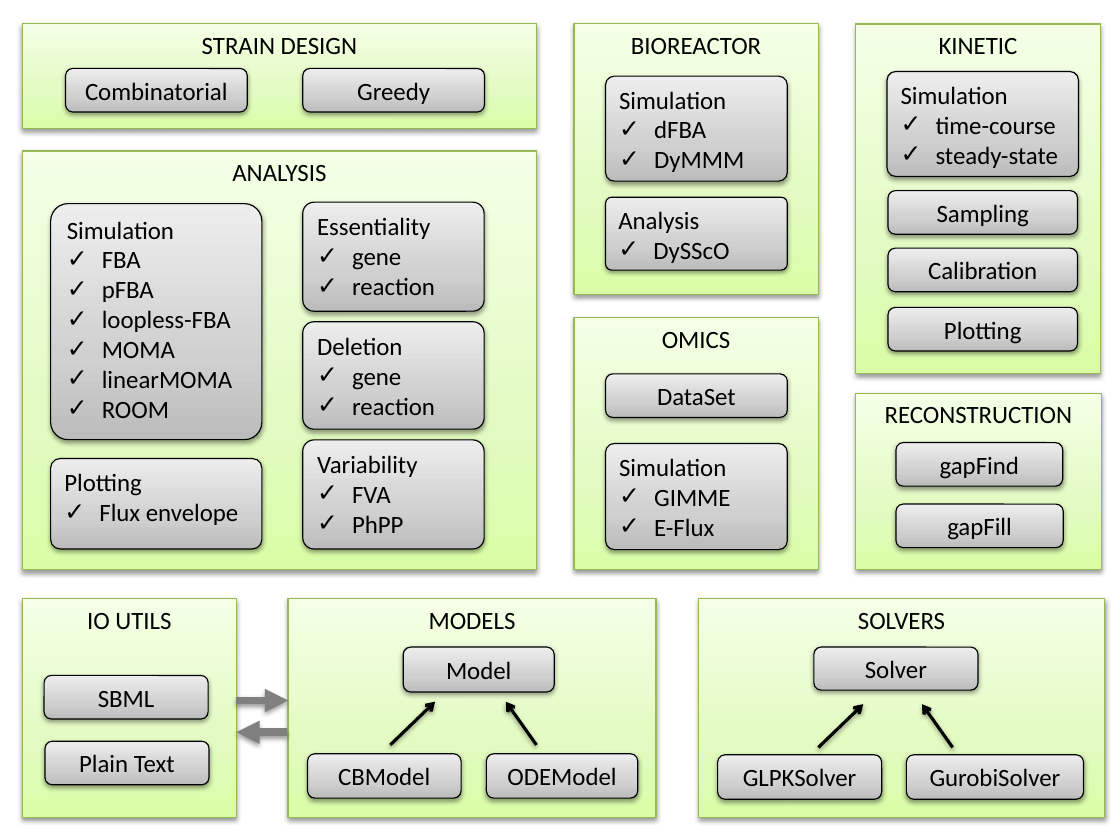
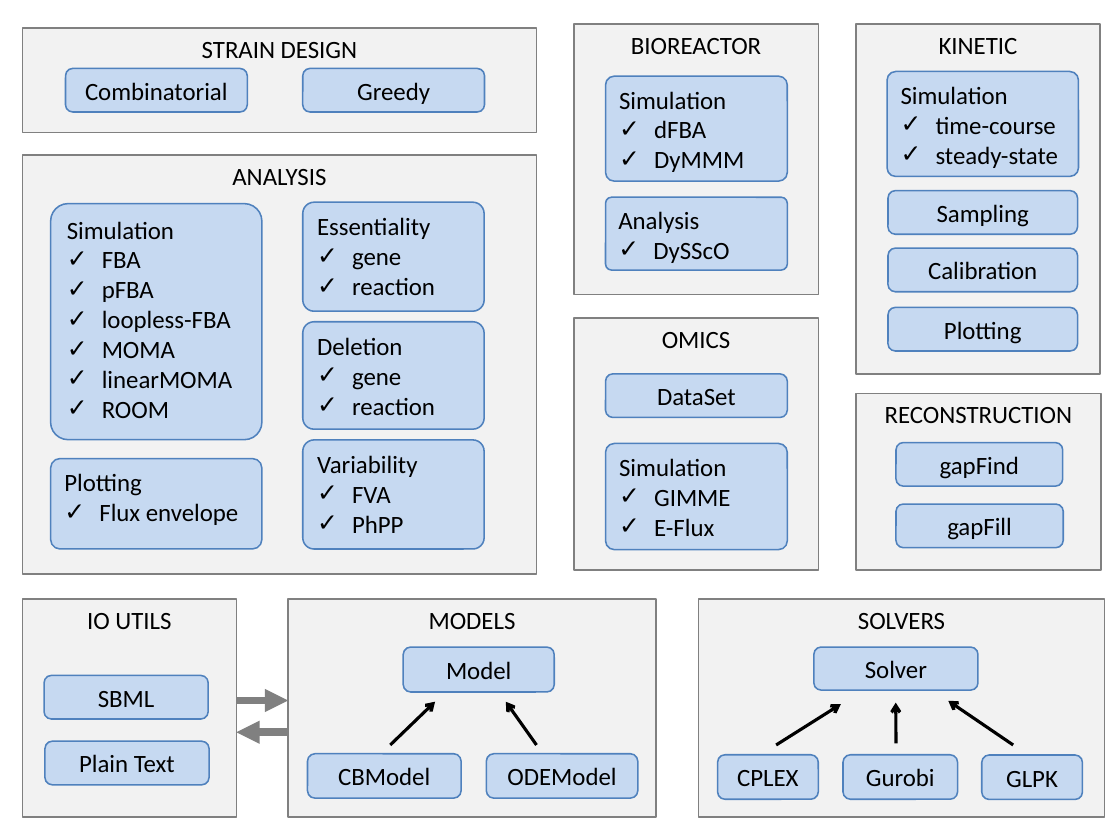
Before and after one commit to cdanielmachado/framed, a slide deck: slide 1 of docs/package_overview.pptx. Drawn at 1120x840 pixels with LibreOffice and Linux fonts; fonts in the diff are those of the drawing. Boxes give left, top, right and bottom in pixels: in the first picture for what was removed or moved away, otherwise in the second. Text is boxed around its words. In the diff, an @@ line names an element or a change of style, - is before the commit and + after.

```diff
--- a/docs/package_overview.pptx
+++ b/docs/package_overview.pptx
@@ fill gradient #DAFDA7 to #E4FCC2 to #F5FFE7 to #F2F2F2; outline #98B955 0.75 pt to #808080 1 pt; shadow off in 9 elements at (22, 599, 236, 818), (288, 599, 656, 818), (699, 599, 1105, 818), (856, 24, 1100, 373), (573, 318, 818, 570), (573, 24, 818, 295), (856, 393, 1101, 570), (22, 155, 536, 573), (22, 28, 536, 132) @@
@@ rectangle "STRAIN DESIGN": place and size @@
-rectangle "STRAIN DESIGN" at (22, 24, 536, 128)
+rectangle "STRAIN DESIGN" at (22, 28, 536, 132)
@@ rectangle "ANALYSIS": place and size @@
-rectangle "ANALYSIS" at (22, 151, 536, 570)
+rectangle "ANALYSIS" at (22, 155, 536, 573)
@@ arrow moved from (819, 747) - (864, 704) to (776, 745) - (841, 704) @@
@@ arrow added from (896, 744) to (896, 702), #000000 2 pt @@
@@ arrow moved from (953, 747) - (922, 704) to (1014, 745) - (949, 701) @@
@@ rounded rectangle "CPLEX": place and size @@
-rounded rectangle "CPLEX" at (718, 755, 883, 800)
+rounded rectangle "CPLEX" at (718, 755, 819, 800)
@@ text in rounded rectangle at (737, 770, 798, 786): text changed @@
-GLPKSolver
+CPLEX
@@ fill gradient #BDBDBD to #D1D1D1 to #EEEEEE to #C6D9F1; outline #000000 0.75 pt to #4F81BD 1 pt; shadow off in 25 elements at (44, 675, 208, 719), (45, 741, 209, 785), (403, 647, 554, 692), (308, 754, 461, 799), (486, 754, 637, 799), (814, 647, 979, 690), (50, 204, 262, 440), (302, 202, 484, 310), (302, 440, 484, 549), (50, 458, 262, 549), (302, 321, 484, 429), (66, 68, 248, 112), (302, 68, 484, 112), (606, 374, 787, 418), (606, 444, 787, 550), (606, 76, 787, 181), (606, 197, 787, 270), (896, 442, 1063, 486), (896, 504, 1063, 548), (887, 72, 1079, 177), (888, 190, 1077, 234), (888, 249, 1077, 292), (888, 308, 1077, 352), (718, 755, 819, 800), (843, 755, 958, 800) @@
@@ rounded rectangle "Gurobi": place and size @@
-rounded rectangle "Gurobi" at (906, 755, 1083, 800)
+rounded rectangle "Gurobi" at (843, 755, 958, 800)
@@ text in rounded rectangle at (866, 768, 935, 786): text changed @@
-GurobiSolver
+Gurobi
@@ rounded rectangle added at (982, 755, 1083, 800), fill #C6D9F1, outline #4F81BD 1 pt, 16 pt, text #000000 @@
+GLPK
```
Also in this commit, not shown: 43 other files.
